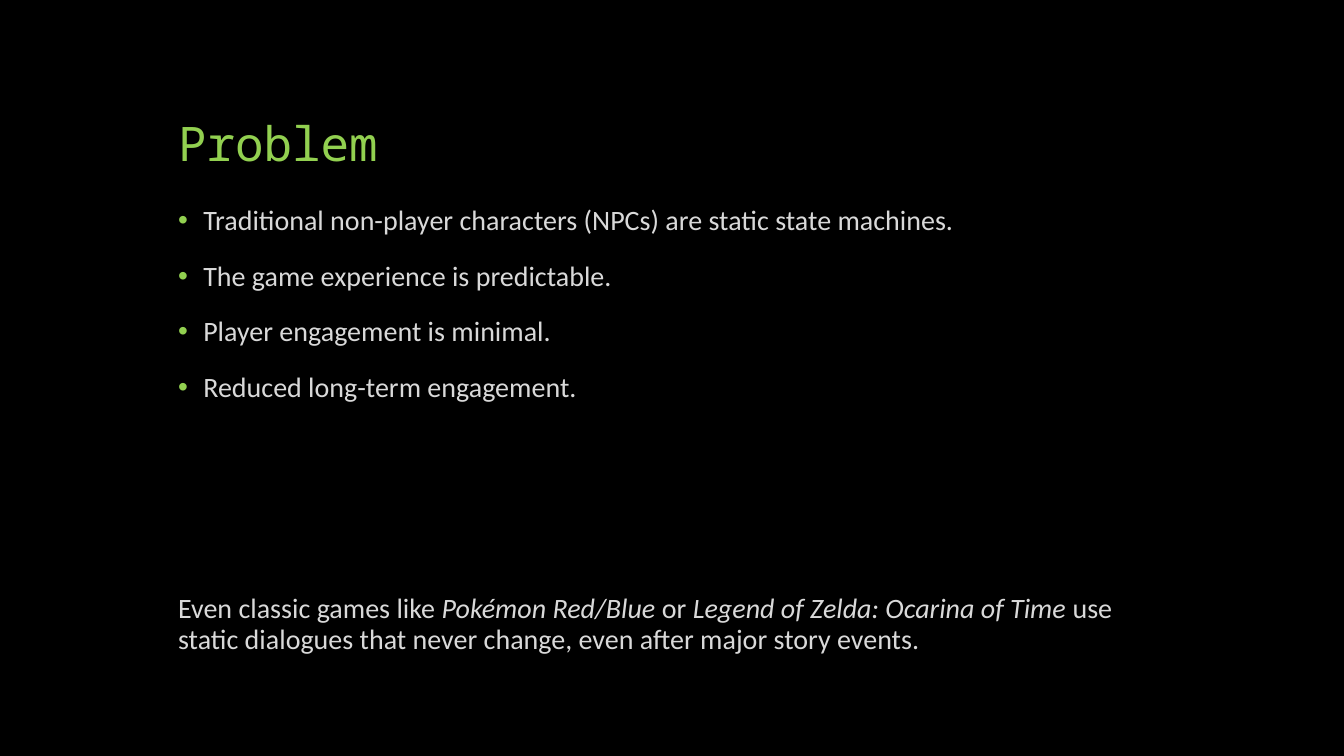
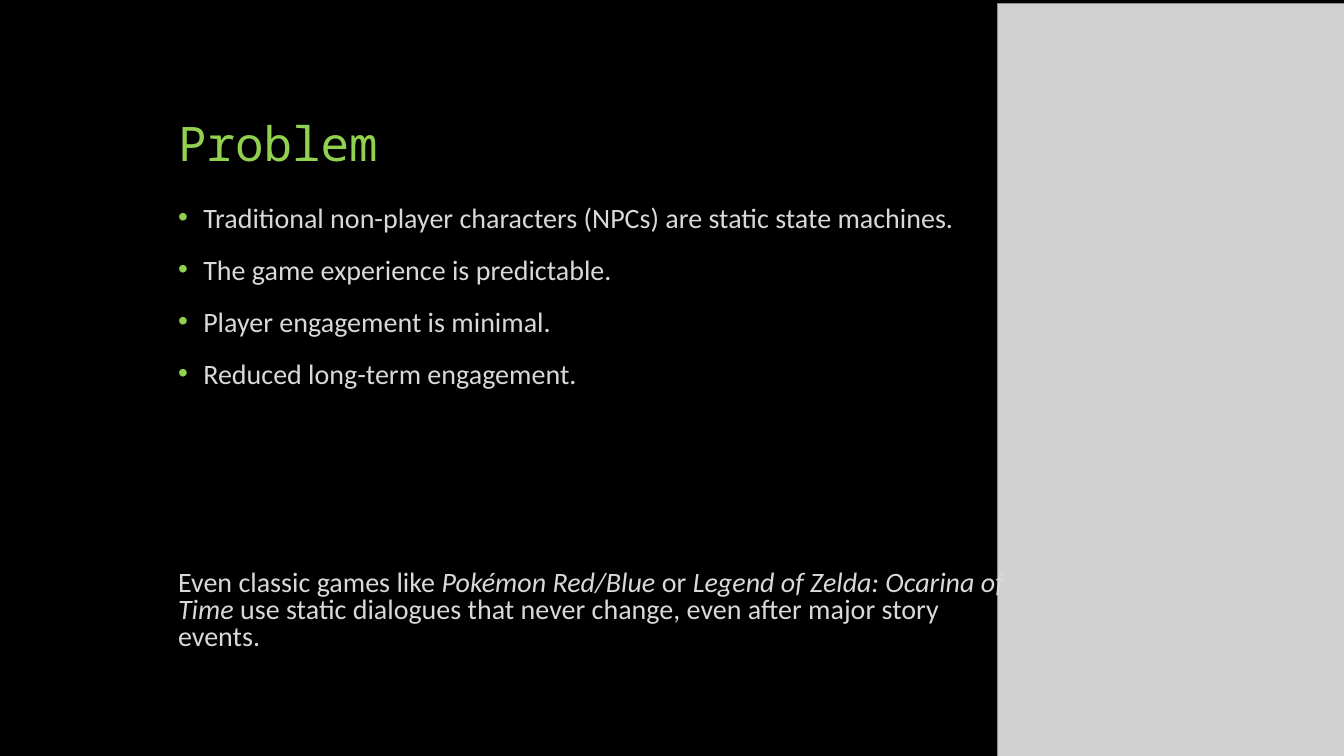
Before and after one commit to YakshSharma2004/Capstone2025, a slide deck: slide 2 of docs_like_prosals/Capstone2025.pptx. Drawn at 1344x756 pixels with LibreOffice and Linux fonts; fonts in the diff are those of the drawing; grey boxes stand for pictures. Boxes give left, top, right and bottom in pixels: in the first picture for what was removed or moved away, otherwise in the second. Text is boxed around its words. In the diff, an @@ line names an element or a change of style, - is before the commit and + after.

```diff
--- a/docs_like_prosals/Capstone2025.pptx
+++ b/docs_like_prosals/Capstone2025.pptx
@@ picture added at box(998, 4, 1344, 756) @@
@@ text "Traditional non-player characters (NPCs) are ..." at box(178, 207, 1004, 646): line spacing 0.9 to 0.8 @@
```
Also in this commit, not shown: 7 other slides changed, 1 other file.
